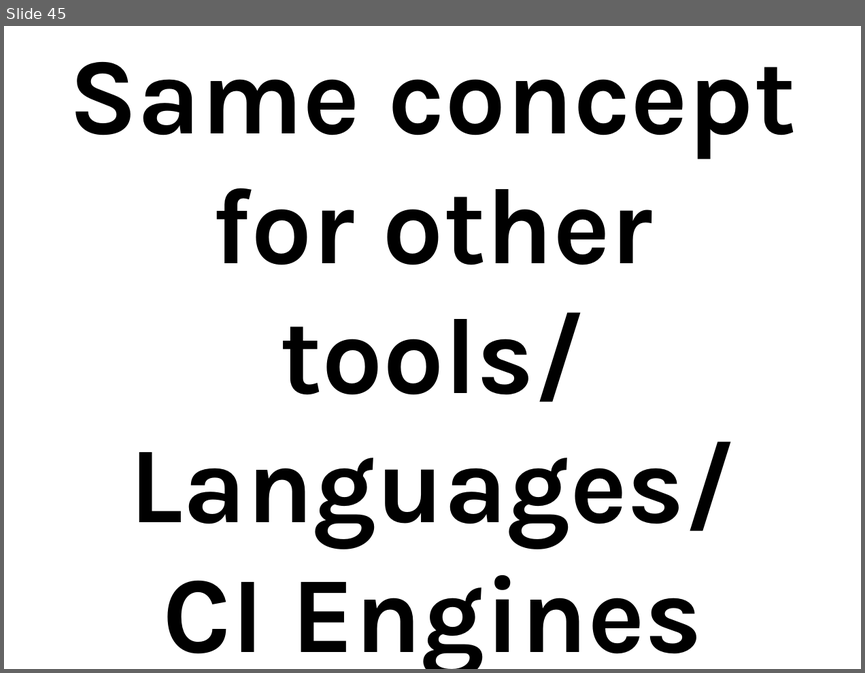
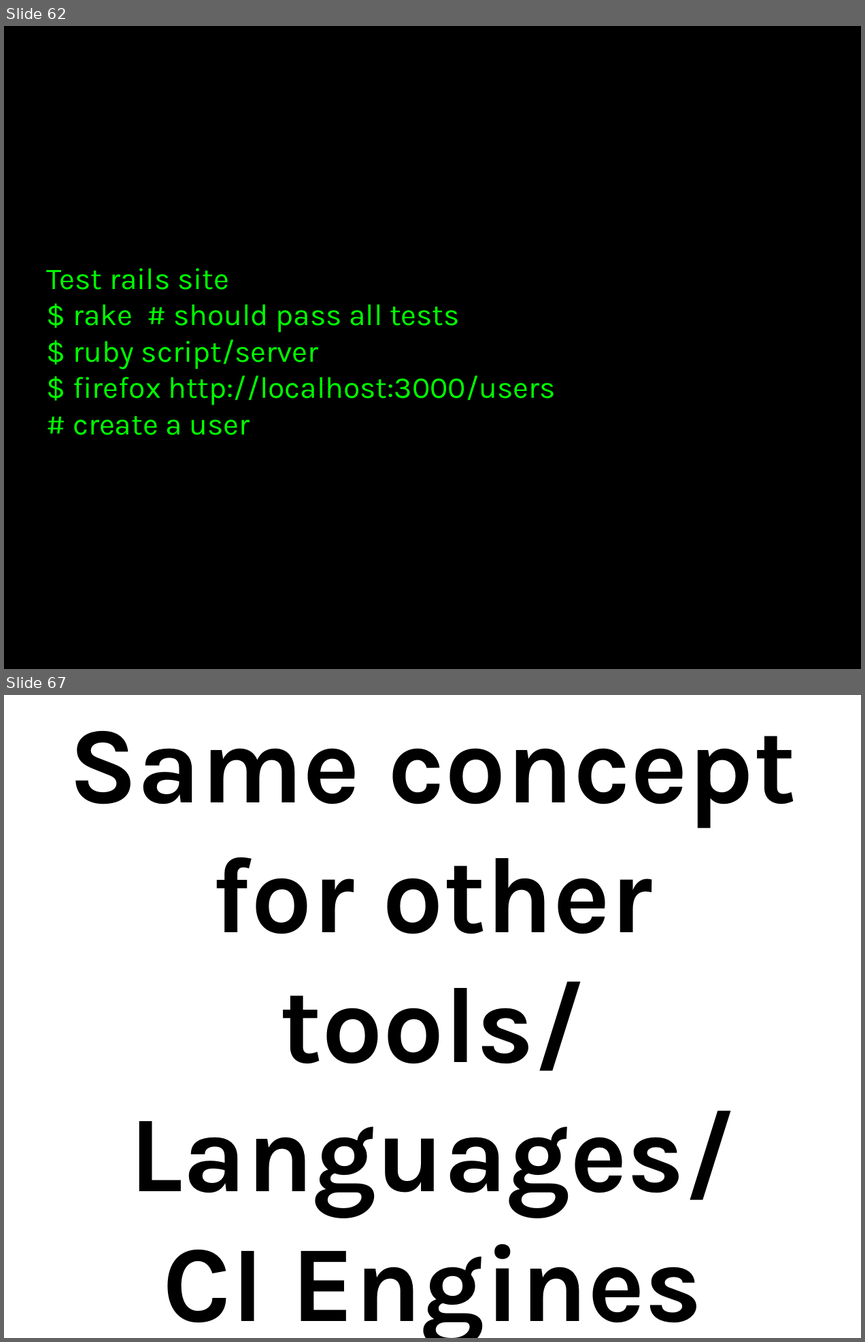
Before and after one commit to thewoolleyman/ci_for_the_rails_guy_or_gal, a slide deck: presentation/ci_for_the_web_2.0_guy_or_gal.odp. Shown one above the other, each under a label of ours: slide 45 before the commit, slides 62 and 67 after it; the slides between them are not shown. The pictures are 865x673 and 865x1342 pixels, drawn with LibreOffice and Linux fonts; fonts in the diff are those of the drawing. Boxes give left, top, right and bottom in pixels: in the first picture for what was removed or moved away, otherwise in the second. Text is boxed around its words. In the diff, an @@ line names an element or a change of style, - is before the commit and + after.

```diff
--- a/presentation/ci_for_the_web_2.0_guy_or_gal.odp
+++ b/presentation/ci_for_the_web_2.0_guy_or_gal.odp
@@ slide 62 added at box(4, 26, 861, 669), background #000000 @@
@@ title added at box(47, 268, 555, 435), 28 pt, text #00FF00 @@
+Test rails site
+$ rake # should pass all tests
+$ ruby script/server
+$ firefox http://localhost:3000/users
+# create a user
@@ what was slide 45 is now slide 67 @@
```
Also in this commit, not shown: 1 slide changed, 21 other slides added.
